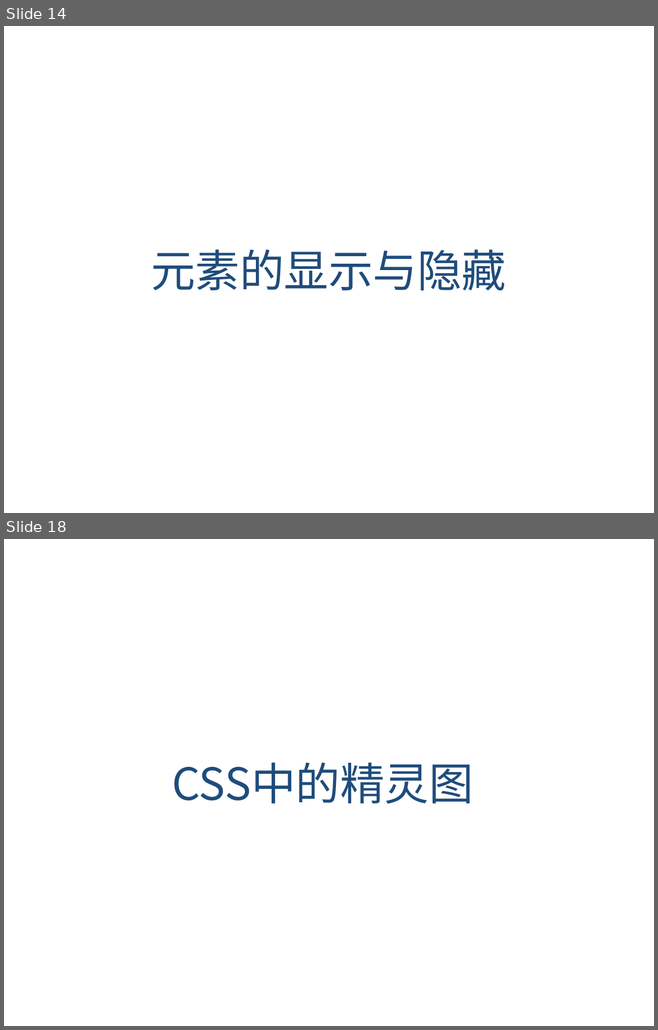
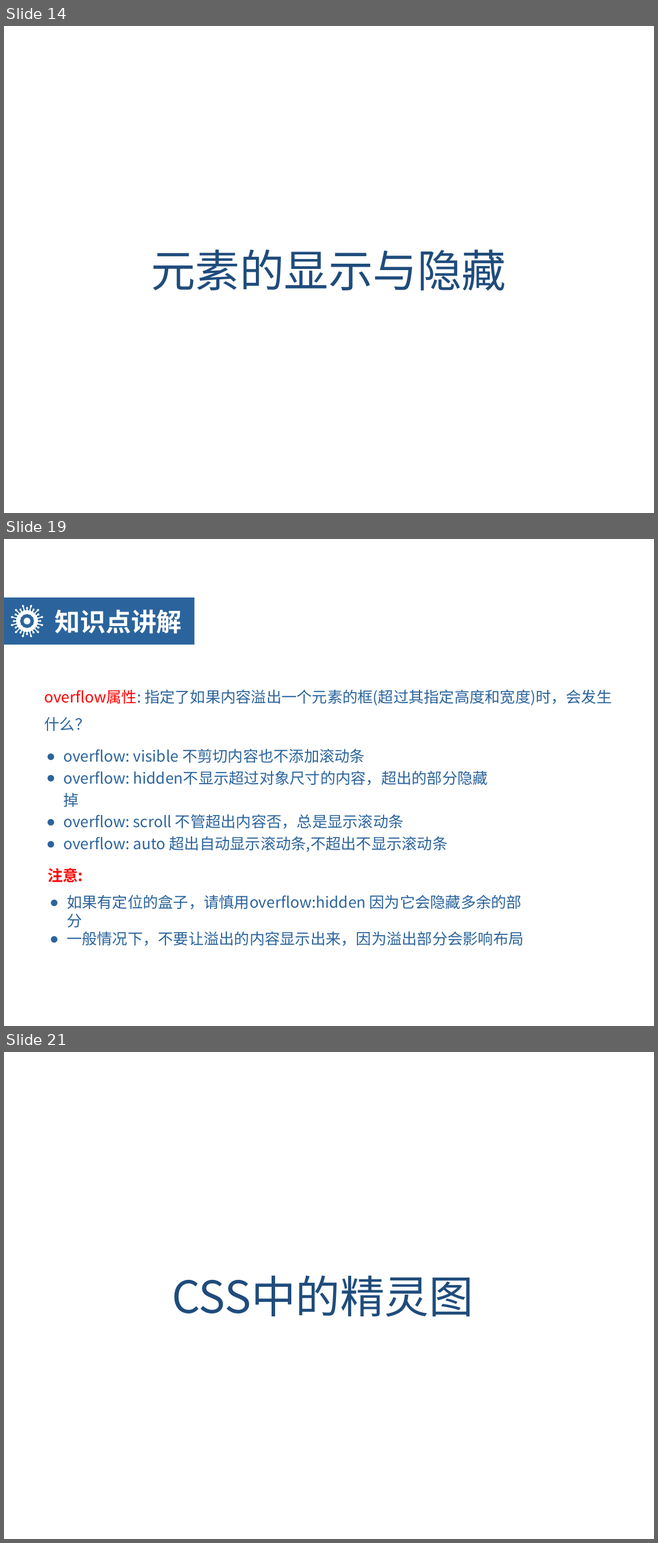
Before and after one commit to Ischenchenya/HTMLandCSSCourse, a slide deck: day06-CSS3/teach/day06-HTML5CSS3.pptx. Shown one above the other, each under a label of ours: slides 14 and 18 before the commit, slides 14, 19 and 21 after it; the slides between them are not shown. The pictures are 658x1030 and 658x1543 pixels, drawn with LibreOffice and Linux fonts; fonts in the diff are those of the drawing; background and template pictures are left out. Boxes give left, top, right and bottom in pixels: in the first picture for what was removed or moved away, otherwise in the second. Text is boxed around its words. In the diff, an @@ line names an element or a change of style, - is before the commit and + after.

```diff
--- a/day06-CSS3/teach/day06-HTML5CSS3.pptx
+++ b/day06-CSS3/teach/day06-HTML5CSS3.pptx
@@ slide 19 added at <box>4,539,654,1026</box>, background picture (left out) @@
@@ rectangle added at <box>4,598,194,645</box>, fill #2B649C @@
@@ freeform shape added at <box>11,605,43,637</box>, fill #FFFFFF @@
@@ text added at <box>55,609,182,634</box>, 40 pt, text #FFFFFF, bold @@
+知识点讲解
@@ text added at <box>45,690,611,731</box>, 24 pt, text #2B649C @@
+overflow属性: 指定了如果内容溢出一个元素的框(超过其指定高度和宽度)时，会发生什么？
@@ text added at <box>63,749,488,852</box>, 24 pt, text #2B649C @@
+● overflow: visible 不剪切内容也不添加滚动条
+● overflow: hidden不显示超过对象尺寸的内容，超出的部分隐藏掉
+● overflow: scroll 不管超出内容否，总是显示滚动条
+● overflow: auto 超出自动显示滚动条,不超出不显示滚动条
@@ text added at <box>48,868,83,882</box>, 24 pt, text #FF0000, bold @@
+注意:
@@ text added at <box>67,895,524,946</box>, 24 pt, text #2B649C @@
+● 如果有定位的盒子，请慎用overflow:hidden 因为它会隐藏多余的部分
+● 一般情况下，不要让溢出的内容显示出来，因为溢出部分会影响布局
@@ what was slide 18 is now slide 21 @@
```
Also in this commit, not shown: 10 slides changed, 14 other slides added, 22 slides removed.
